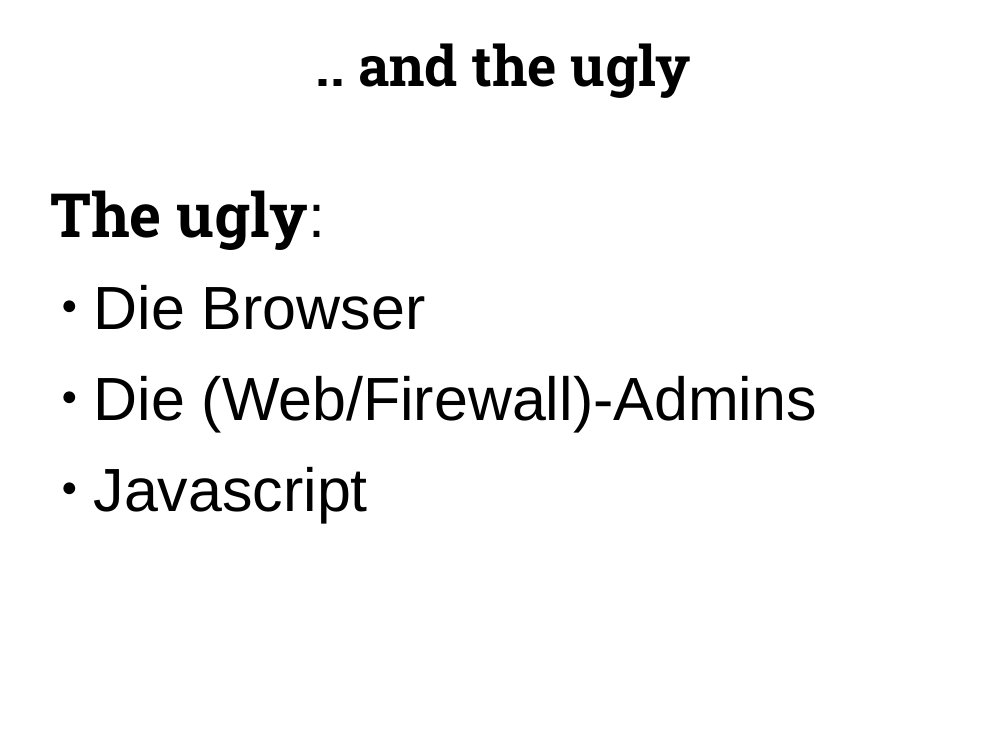
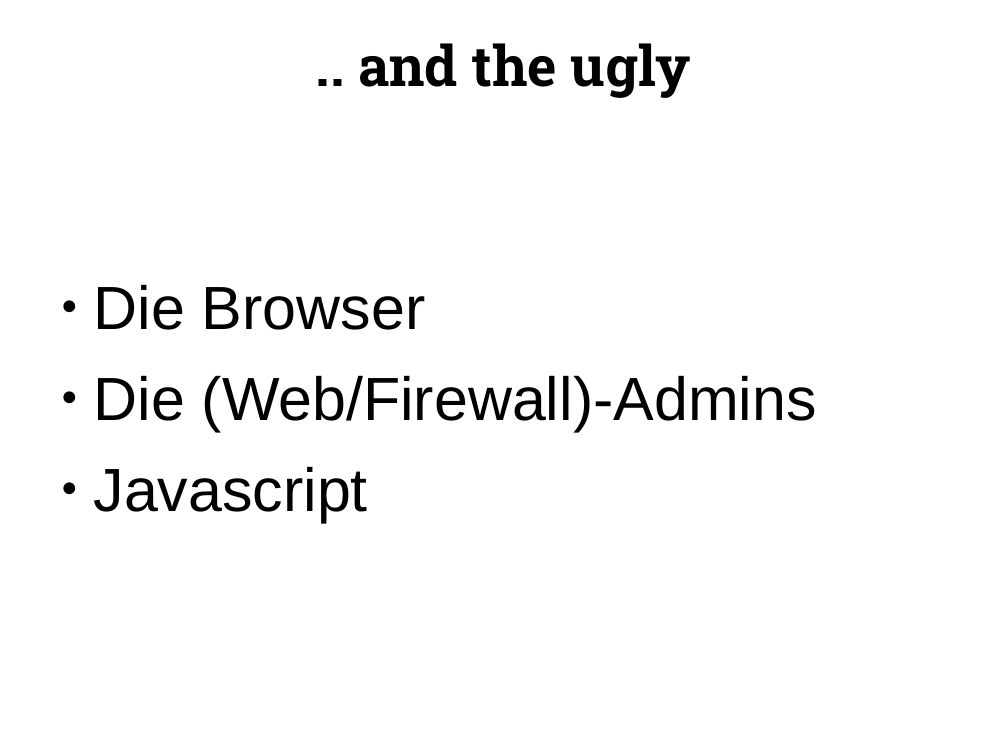
Before and after one commit to Inqbus/python_summit, a slide deck: slide 6 of vortrag/bokeh_sandra.odp. Drawn at 1008x756 pixels with LibreOffice and Linux fonts; fonts in the diff are those of the drawing. Boxes give left, top, right and bottom in pixels: in the first picture for what was removed or moved away, otherwise in the second. Text is boxed around its words. In the diff, an @@ line names an element or a change of style, - is before the commit and + after.

```diff
--- a/vortrag/bokeh_sandra.odp
+++ b/vortrag/bokeh_sandra.odp
@@ text at (50,190,326,250): paragraph removed @@
-The ugly:
```
Also in this commit, not shown: 10 other slides changed, 1 slide added, 1 slide removed.
